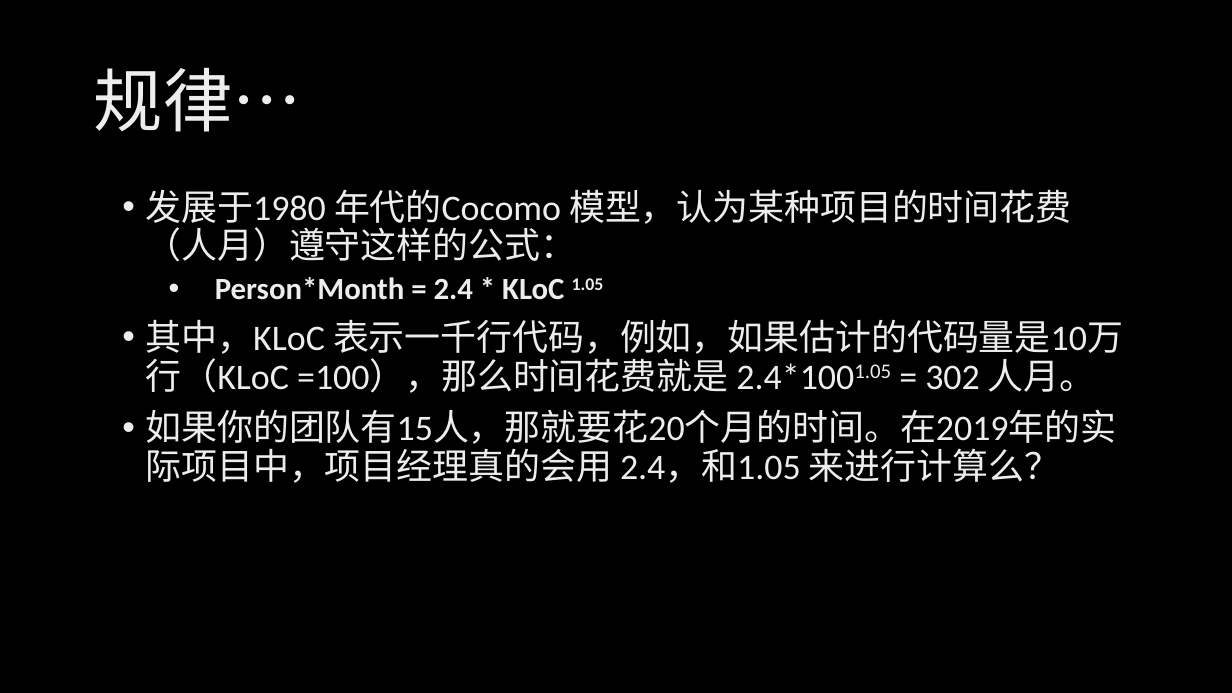
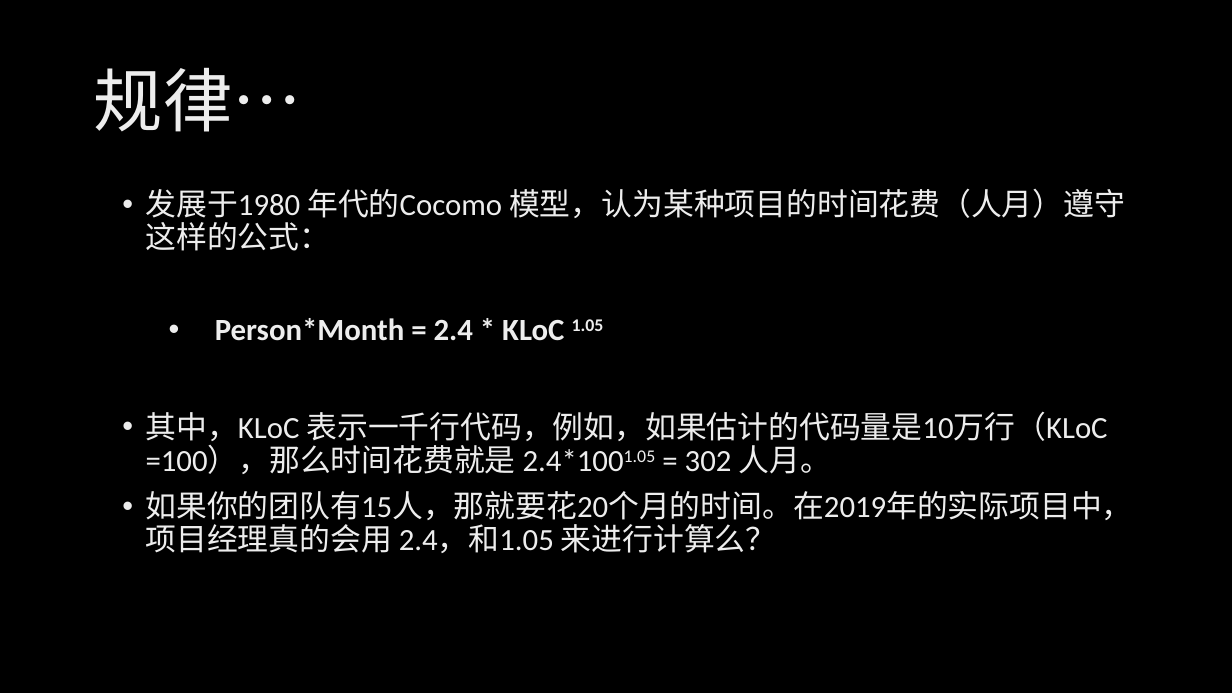
Before and after one commit to xinase/ASE, a slide deck: slide 51 of chapter1/ASE_1_SoftwareEngineering.pptx (slide 50 before the commit). Drawn at 1232x693 pixels with LibreOffice and Linux fonts; fonts in the diff are those of the drawing; background and template pictures are left out. Boxes give left, top, right and bottom in pixels: in the first picture for what was removed or moved away, otherwise in the second. Text is boxed around its words. In the diff, an @@ line names an element or a change of style, - is before the commit and + after.

```diff
--- a/chapter1/ASE_1_SoftwareEngineering.pptx
+++ b/chapter1/ASE_1_SoftwareEngineering.pptx
@@ text at (x1=146, y1=189, x2=1133, y2=553): size 28 to 24 pt in "发展于1980 年代的Cocomo 模型，认为某种项目的时间花费（人月）遵守这样的公式：", "其中，KLoC 表示一千行代码，例如，如果估计的代码量是10万行（KLoC =100），那么时间花费就是 2.4*100 ...", "如果你的团队有15人，那就要花20个月的时间。在2019年的实际项目中，项目经理真的会用 2.4，和1.05 来进行计算 ..." @@
```
Also in this commit, not shown: 10 other slides changed, 1 slide added, 1 other file.
